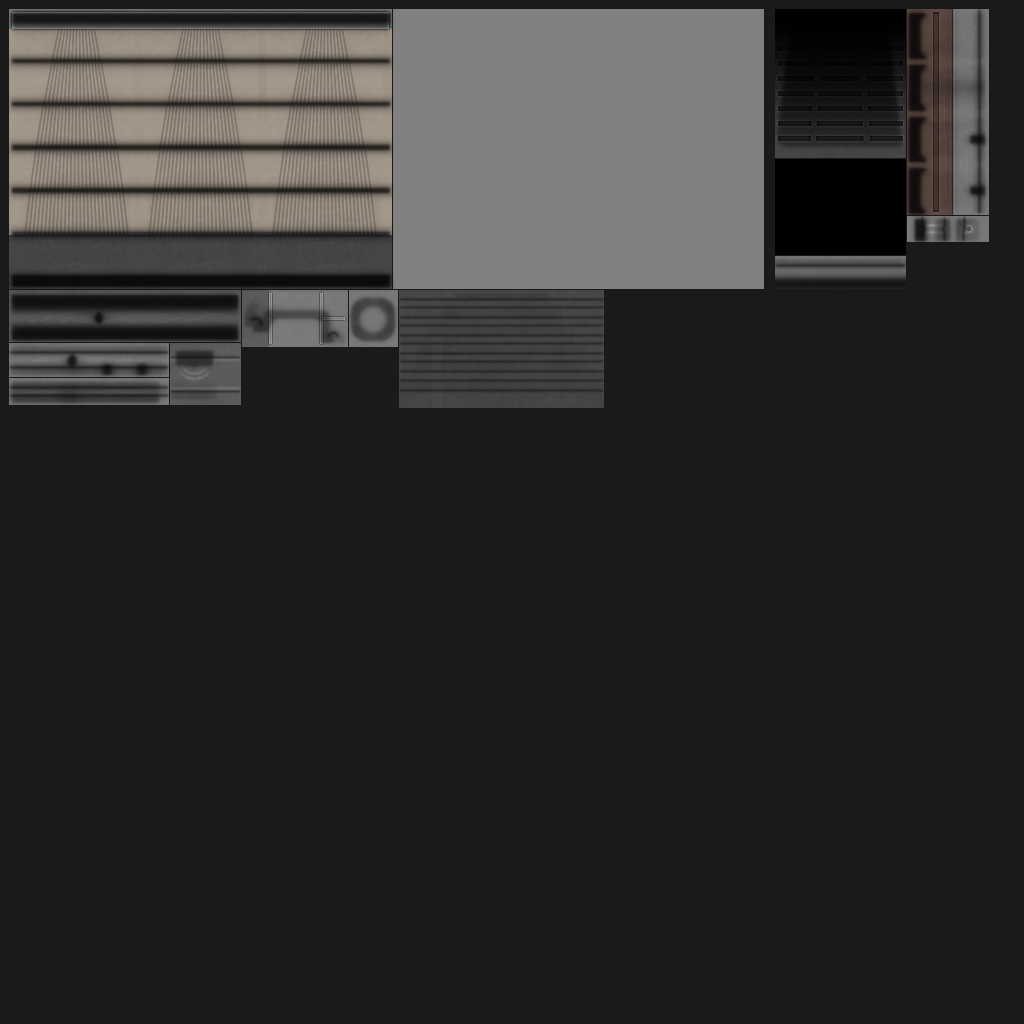
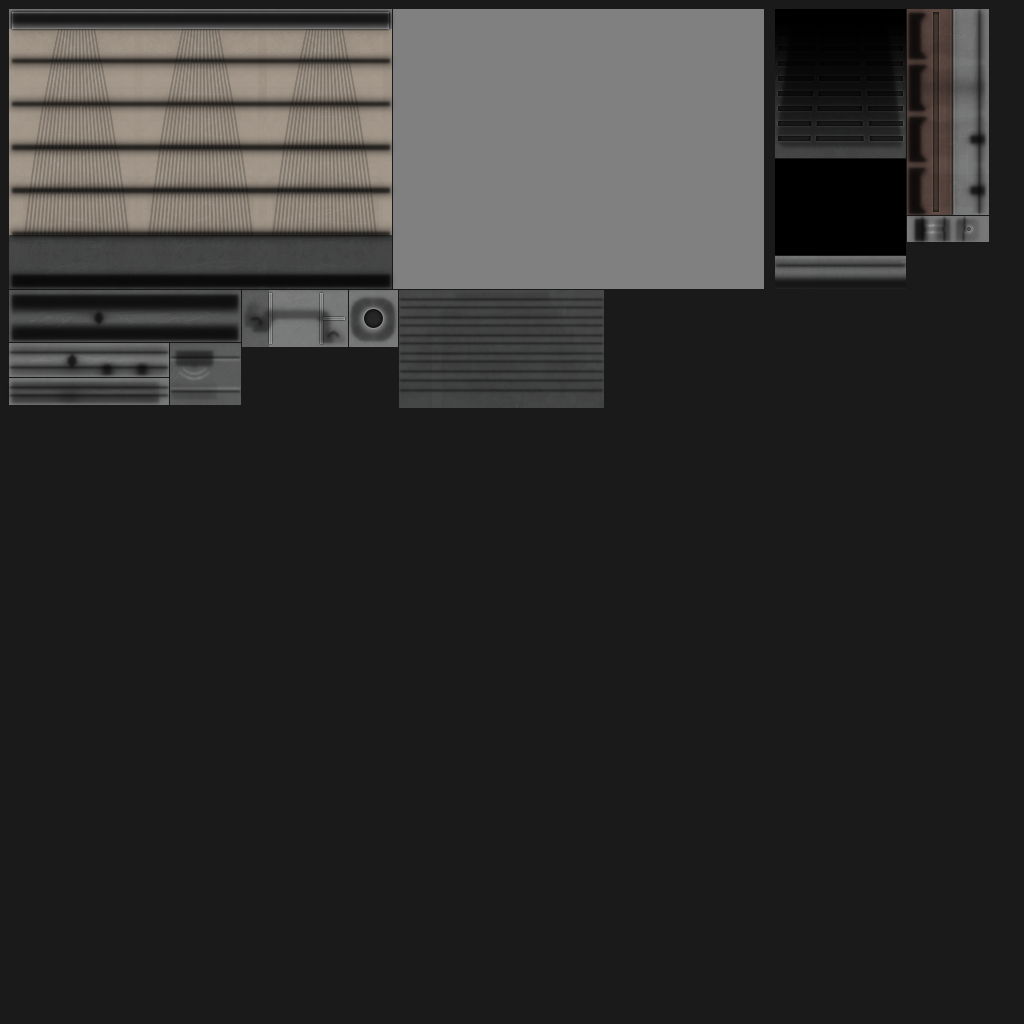
Before/after of a 1024 x 1024 layered artwork. What changed in the layer stack:
added layer "c d3" in group "chamber" over [364, 309, 383, 328]
